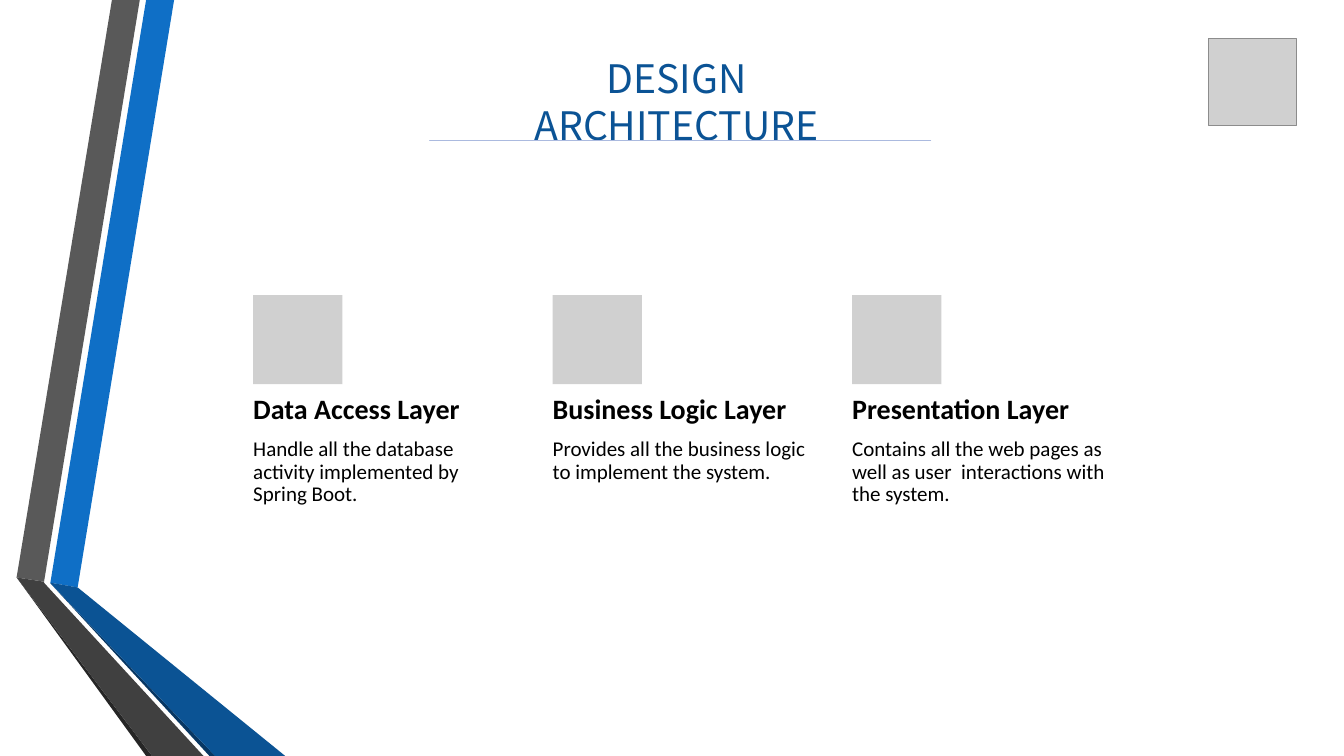
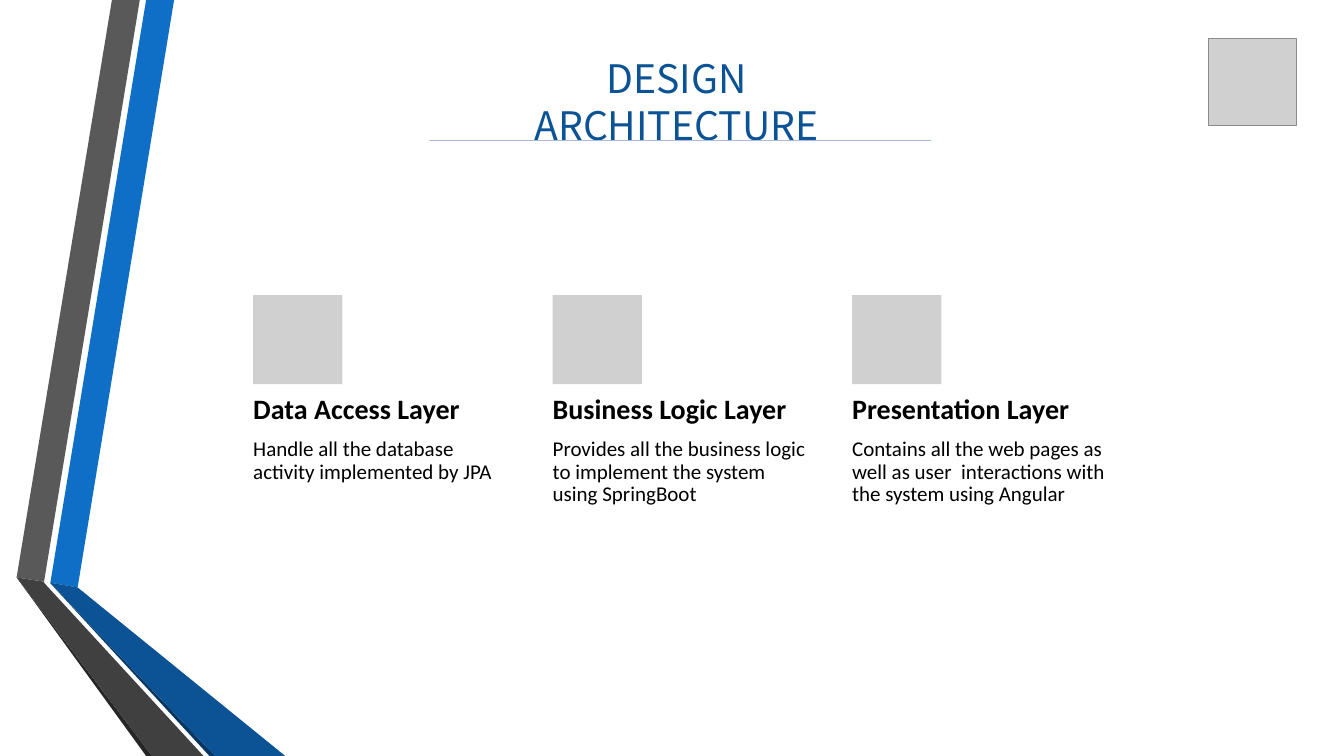
Before and after one commit to vikasdhiman0635/Airline_Reservation, a slide deck: slide 4 of Document/EchoFlightsPPT.pptx. Drawn at 1344x756 pixels with LibreOffice and Linux fonts; fonts in the diff are those of the drawing; grey boxes stand for pictures; background and template pictures are left out. Boxes give left, top, right and bottom in pixels: in the first picture for what was removed or moved away, otherwise in the second. Text is boxed around its words. In the diff, an @@ line names an element or a change of style, - is before the commit and + after.

```diff
--- a/Document/EchoFlightsPPT.pptx
+++ b/Document/EchoFlightsPPT.pptx
@@ text at <box>253,441,491,483</box>: text changed @@
-Handle all the database activity implemented by Spring Boot.
+Handle all the database activity implemented by JPA
@@ text at <box>553,441,804,505</box>: text changed @@
-Provides all the business logic to implement the system.
+Provides all the business logic to implement the system using SpringBoot
@@ text at <box>852,441,1105,505</box>: text changed @@
-Contains all the web pages as well as user interactions with the system.
+Contains all the web pages as well as user interactions with the system using Angular
```
Also in this commit, not shown: 7 other slides changed, 2 slides added, 1 slide removed, 9 other files.
